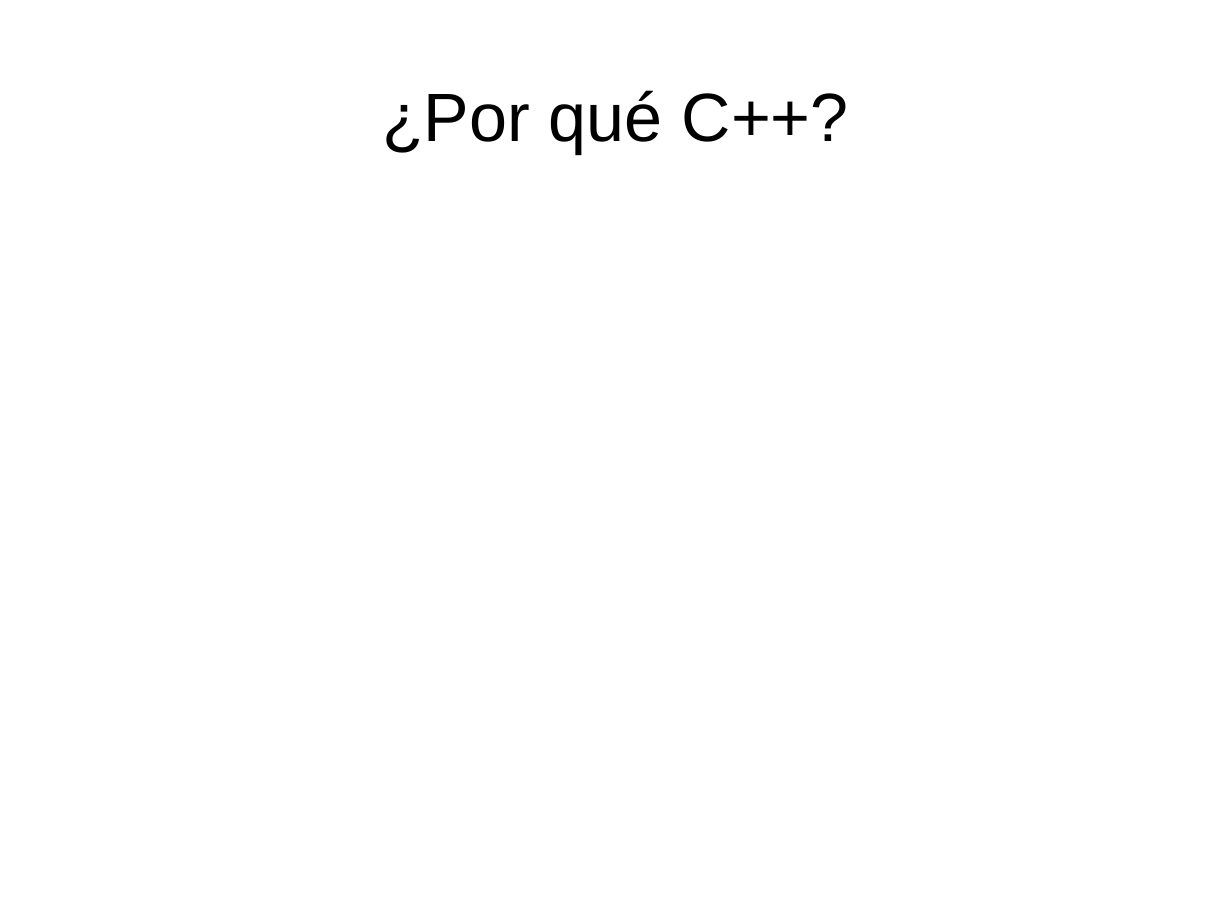
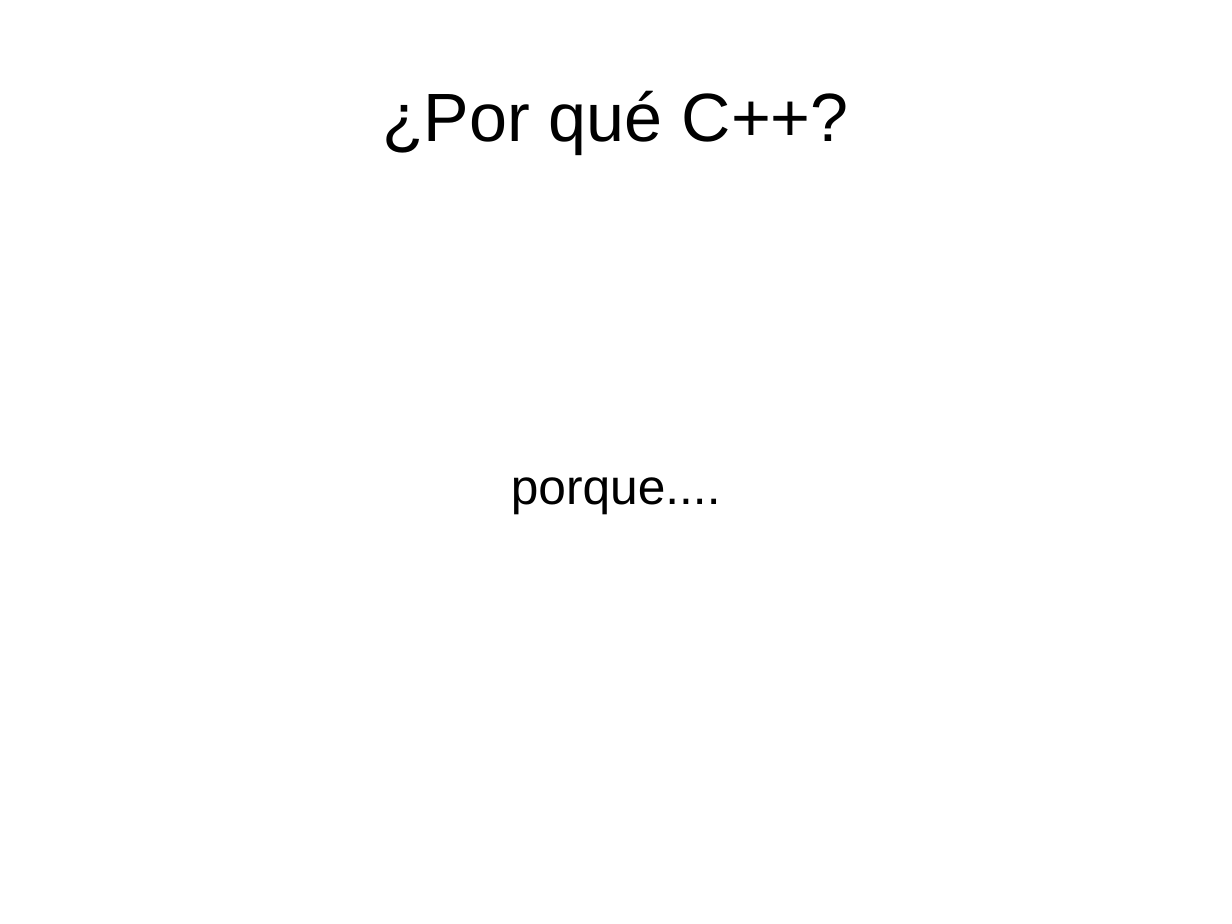
Before and after one commit to cppba/talks, a slide deck: slide 1 of porquecpp/porquecpp.odp. Drawn at 1232x924 pixels with LibreOffice and Linux fonts; fonts in the diff are those of the drawing. Boxes give left, top, right and bottom in pixels: in the first picture for what was removed or moved away, otherwise in the second. Text is boxed around its words. In the diff, an @@ line names an element or a change of style, - is before the commit and + after.

```diff
--- a/porquecpp/porquecpp.odp
+++ b/porquecpp/porquecpp.odp
@@ subtitle added at <box>511,477,721,513</box>, 32 pt, text #000000 @@
+porque....
```
